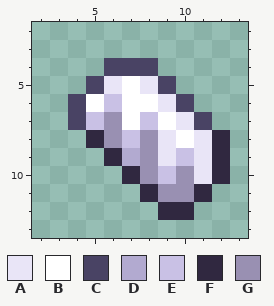
Pixel-art sprite -- assets/aether_legacy/textures/entities/projectile/notch_wave.png. Above is the file before it was changed.
The file is 16x16 pixels. Shown: x 2..13, y 2..13.
Palette (. is transparent): A #e9e5f7  B #ffffff  C #494364  D #b2aad0  E #c9c1e5  F #302840  G #9990b2
Once edited:
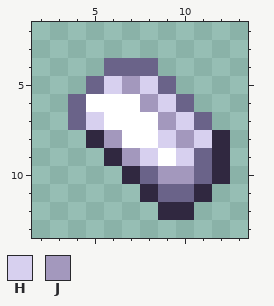
Colours new in this view: H #d7d0ef  J #a398bd
The commit says: Updated Notch wave to fit with Hammer item
The exact change:
Colour C changes from #494364 to #6a6389.
The edit turns colour A into colour B in row 9 at x 9.
The edit turns colour E into colour B in row 6 at x 6; in row 7 at x 8; in row 8 at x 7.
The edit turns colour G into colour B in row 7 at x 6; in row 8 at x 8.
The edit turns colour A into colour C in rows 9 to 10 at x 11.
The edit turns colour G into colour C in row 10 at x 8; in row 11 at x 9 to 10.
The edit turns colour A into colour H in row 5 at x 6 and 8; in row 6 at x 9; in row 7 at x 10; in row 8 at x 9 and 11.
The edit turns colour E into colour H in row 7 at x 5; in row 9 at x 10.
The edit turns colour G into colour H in row 9 at x 8.
The edit turns colour B into colour J in row 5 at x 7; in row 6 at x 8; in row 7 at x 9; in row 8 at x 10.
The edit turns colour D into colour J in row 9 at x 7.
The edit turns colour E into colour J in row 10 at x 9.
The edit turns colour G into colour J in row 8 at x 6; in row 10 at x 10.
Pixel boxes of the changes (left, top, right, bottom) in both pictures:
changed: (68, 58, 212, 202)
